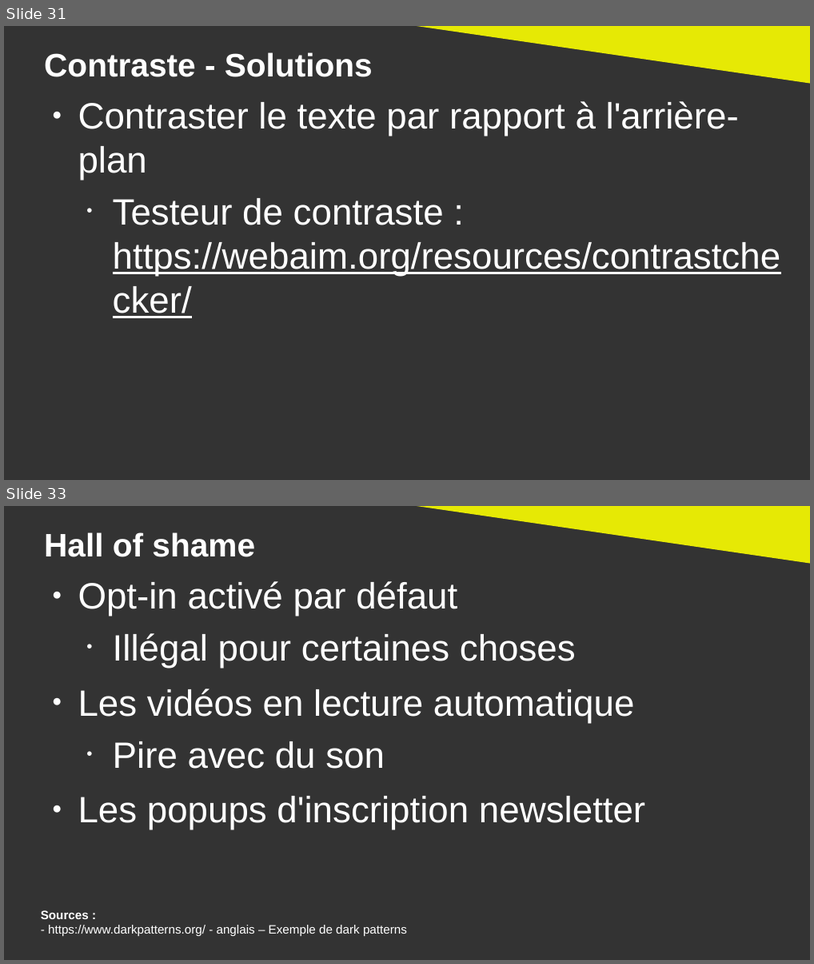
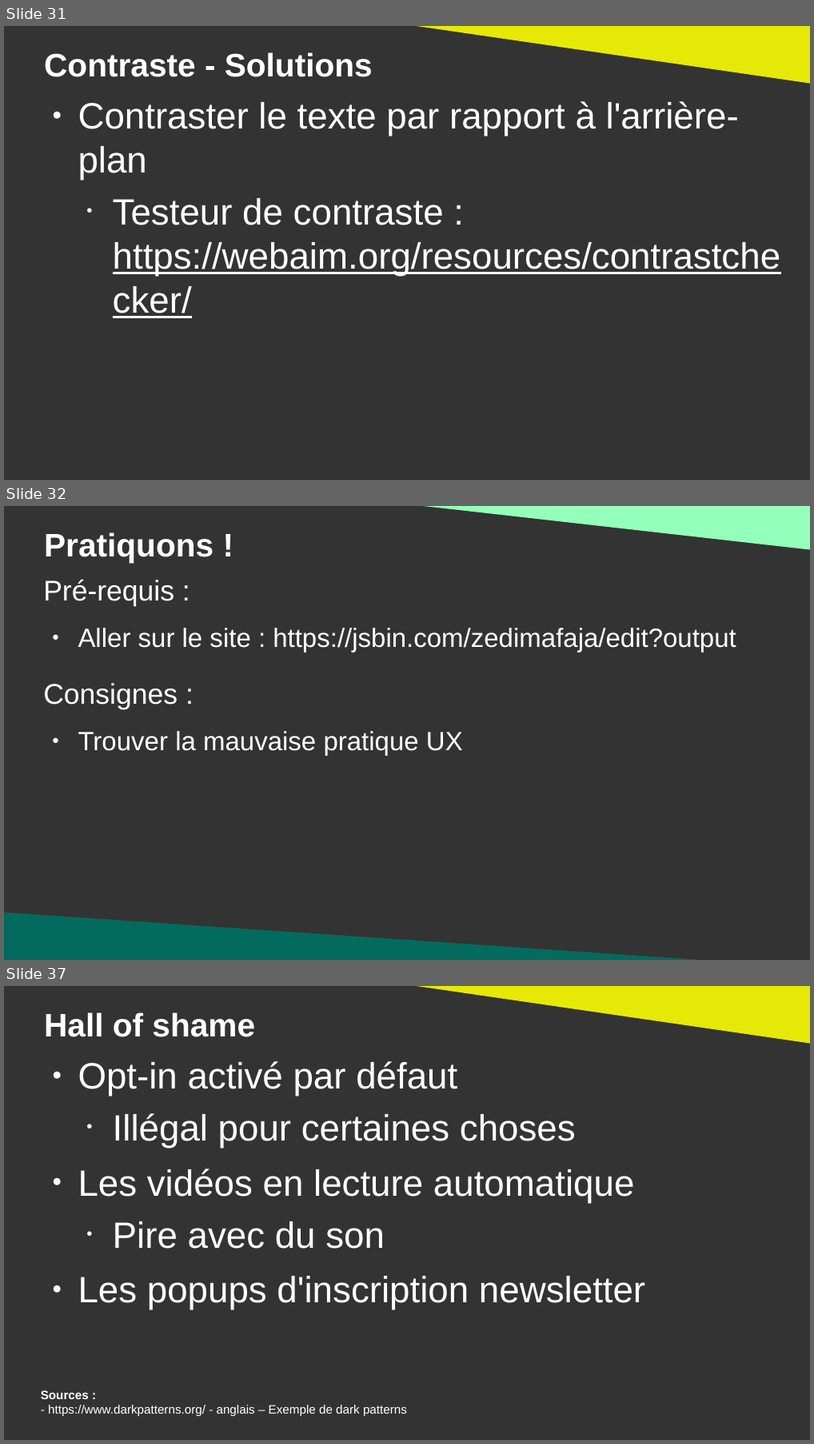
Before and after one commit to DanYellow/cours, a slide deck: ergonomie-et-accessibilite-s2/numero-1/presentation.odp. Shown one above the other, each under a label of ours: slides 31 and 33 before the commit, slides 31, 32 and 37 after it; the slides between them are not shown. The pictures are 814x964 and 814x1444 pixels, drawn with LibreOffice and Linux fonts; fonts in the diff are those of the drawing. Boxes give left, top, right and bottom in pixels: in the first picture for what was removed or moved away, otherwise in the second. Text is boxed around its words. In the diff, an @@ line names an element or a change of style, - is before the commit and + after.

```diff
--- a/ergonomie-et-accessibilite-s2/numero-1/presentation.odp
+++ b/ergonomie-et-accessibilite-s2/numero-1/presentation.odp
@@ slide 32 added at <box>4,506,810,960</box>, background #333333 @@
@@ right triangle added at <box>394,506,810,550</box>, fill #94FFBA @@
@@ title added at <box>44,532,214,562</box>, 32 pt, text #FFFFFF, bold @@
+Pratiquons !
@@ text added at <box>43,580,737,652</box>, 26 pt, text #FFFFFF @@
+Pré-requis :
+● Aller sur le site : https://jsbin.com/zedimafaja/edit?output
@@ text added at <box>43,683,463,756</box>, 26 pt, text #FFFFFF @@
+Consignes :
+● Trouver la mauvaise pratique UX
@@ right triangle added at <box>4,912,758,960</box>, fill #026B5D @@
@@ what was slide 33 is now slide 37 @@
```
Also in this commit, not shown: 15 slides changed, 3 other slides added, 2 other files.
